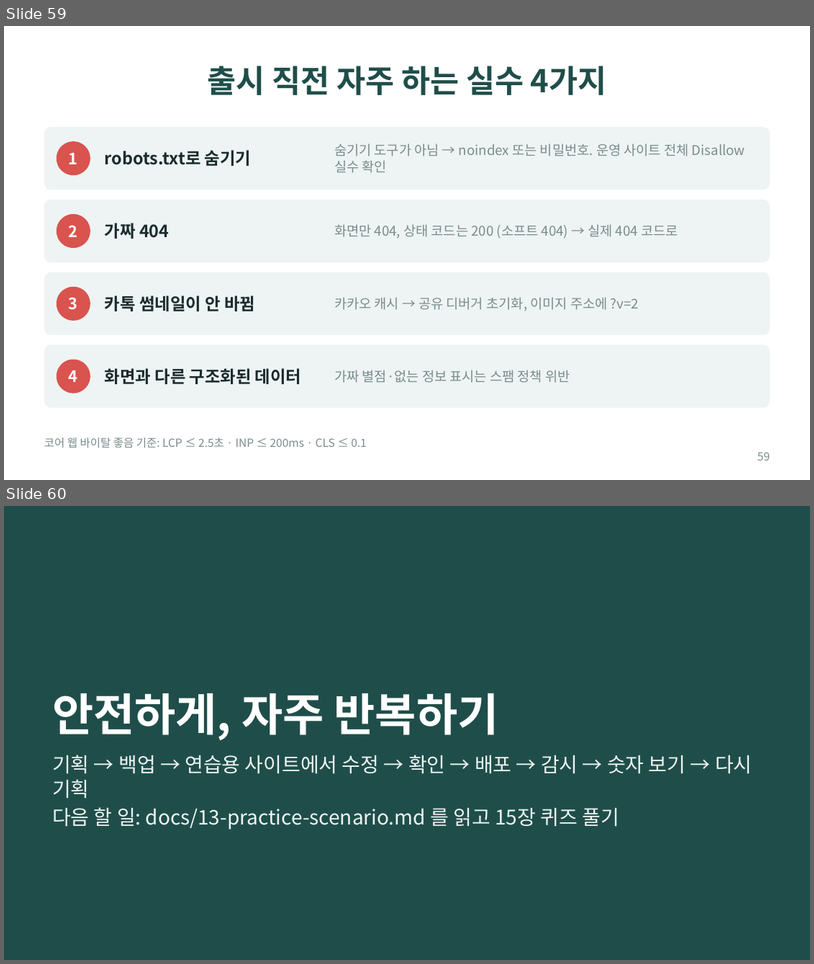
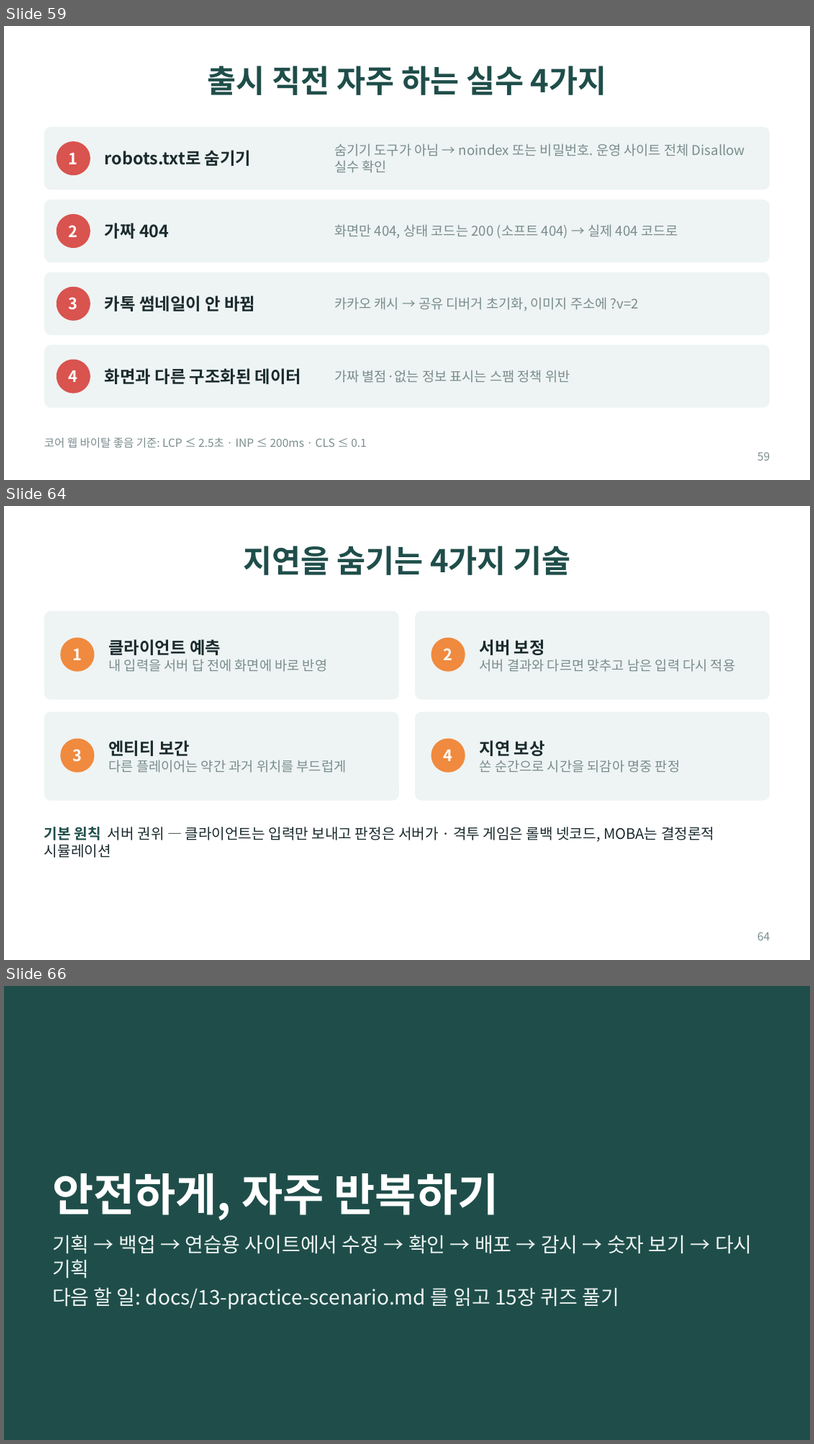
Before and after one commit to bincodin-ko/stanford-study, a slide deck: slides/internet-business-101.pptx. Shown one above the other, each under a label of ours: slides 59 and 60 before the commit, slides 59, 64 and 66 after it; the slides between them are not shown. The pictures are 814x964 and 814x1444 pixels, drawn with LibreOffice and Linux fonts; fonts in the diff are those of the drawing. Boxes give left, top, right and bottom in pixels: in the first picture for what was removed or moved away, otherwise in the second. Text is boxed around its words. In the diff, an @@ line names an element or a change of style, - is before the commit and + after.

```diff
--- a/slides/internet-business-101.pptx
+++ b/slides/internet-business-101.pptx
@@ slide 64 added at (4,506,810,960), background #FFFFFF @@
@@ title added at (243,546,571,575), 28 pt, text #1F4E4A, bold @@
+지연을 숨기는 4가지 기술
@@ rounded rectangle added at (44,611,399,700), fill #EEF4F3 @@
@@ rounded rectangle added at (415,611,770,700), fill #EEF4F3 @@
@@ ellipse added at (60,638,94,672), fill #F08A3E @@
@@ text added at (73,649,82,660), 14 pt, text #FFFFFF, bold @@
+1
@@ text added at (109,639,327,672), 12 pt, text #7A8C8E @@
+클라이언트 예측
+내 입력을 서버 답 전에 화면에 바로 반영
@@ ellipse added at (432,638,466,672), fill #F08A3E @@
@@ text added at (444,648,453,660), 14 pt, text #FFFFFF, bold @@
+2
@@ text added at (480,639,736,672), 12 pt, text #7A8C8E @@
+서버 보정
+서버 결과와 다르면 맞추고 남은 입력 다시 적용
@@ rounded rectangle added at (44,712,399,800), fill #EEF4F3 @@
@@ rounded rectangle added at (415,712,770,800), fill #EEF4F3 @@
@@ ellipse added at (60,739,94,772), fill #F08A3E @@
@@ text added at (109,740,347,772), 12 pt, text #7A8C8E @@
+엔티티 보간
+다른 플레이어는 약간 과거 위치를 부드럽게
@@ ellipse added at (432,739,466,772), fill #F08A3E @@
@@ text added at (480,740,680,772), 12 pt, text #7A8C8E @@
+지연 보상
+쏜 순간으로 시간을 되감아 명중 판정
@@ text added at (73,749,82,762), 14 pt, text #FFFFFF, bold @@
+3
@@ text added at (444,749,453,761), 14 pt, text #FFFFFF, bold @@
+4
@@ text added at (44,826,715,857), 13 pt, text #1B2B2E @@
+기본 원칙 서버 권위 — 클라이언트는 입력만 보내고 판정은 서버가 · 격투 게임은 롤백 넷코드, MOBA는 결정론적 시뮬레이션
@@ page number added at (758,932,770,940), 10 pt, text #7A8C8E @@
+64
@@ what was slide 60 is now slide 66 @@
```
Also in this commit, not shown: 5 other slides added, 10 other files.
